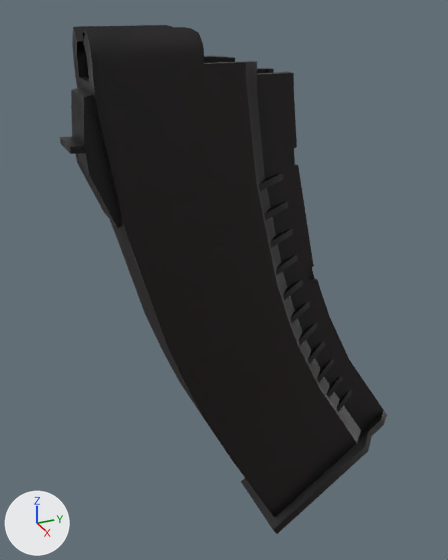
An edit to the FBX model client/res/models/main_weapons/ak-74m/ak-74m_magazine_change.fbx, drawn before and after from the same camera.
Both versions are drawn from a 50 mm lens placed at (0.185, -0.089, 0.01), pointed at (-0.018, 0.002, -0.091). Lighting does not change. The marker at lower left points along +X, +Y and +Z. The first picture is the older version.

Names of what the first picture shows: 'Magazine_lowT'.
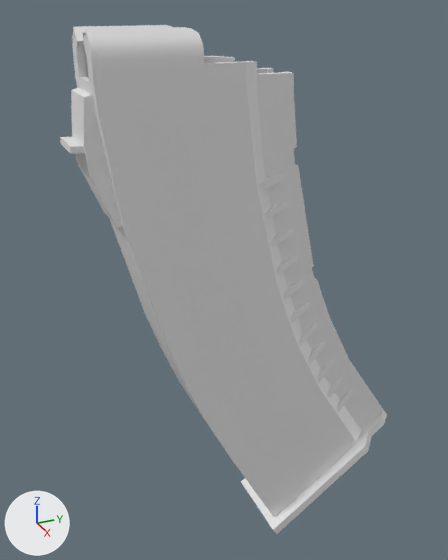
Edits to the bpy script that builds the scene:
```text
Add mat_ak_pbr:
    mat_ak_pbr = bpy.data.materials.new('AK_PBR')
    # uses the picture img_ak_metallic_png
    # uses the picture img_ak_roughness_png
Change me_cube_107:
    where me_cube_107.from_pydata(...)  # 689 vertices, 1174 faces; spans x -0.016..0.016, y -0.086..0.046, z -0.197..0.012
    remove me_cube_107.materials.append(mat_ak_fbx)
    add me_cube_107.materials.append(mat_ak_pbr)
```

Pixel boxes (x1, y1, x2, y2) of what changed, in the pictures (448 x 560 px):
'Magazine_lowT', recoloured (black to grey)
    both: (60, 25, 387, 534)
